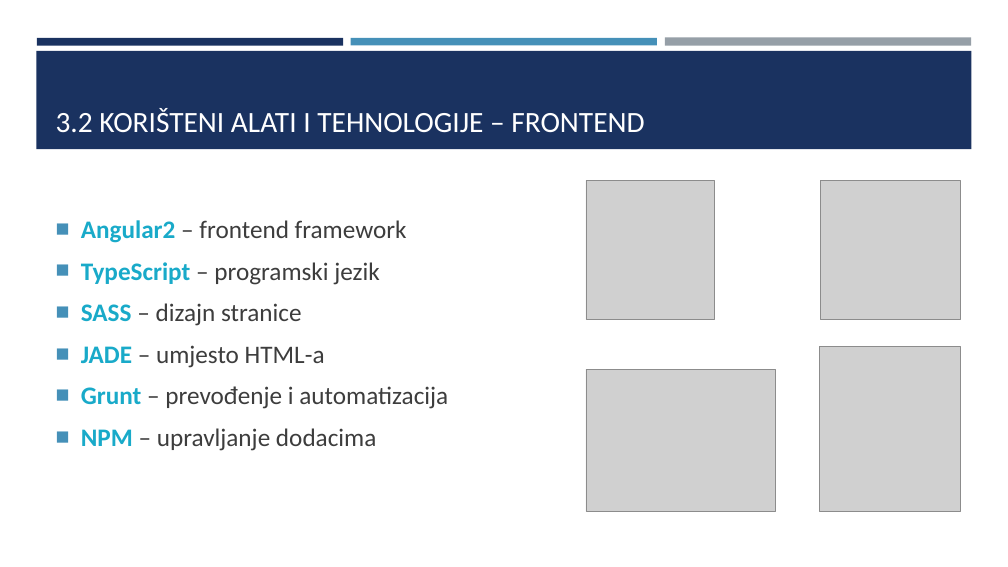
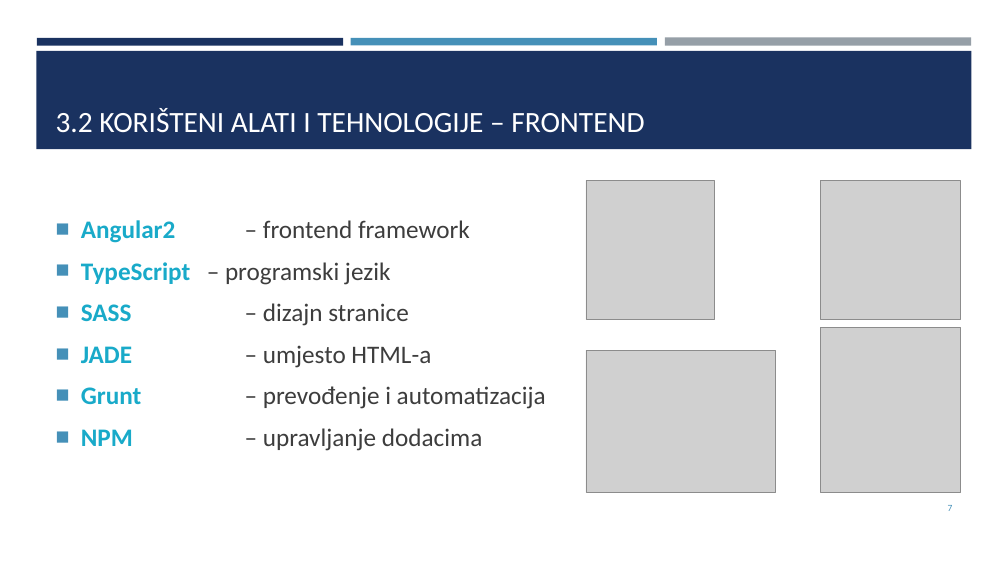
Before and after one commit to BananaBlade/BananaBlade, a slide deck: slide 7 of Prezentacija/Prezentacija.pptx. Drawn at 1008x567 pixels with LibreOffice and Linux fonts; fonts in the diff are those of the drawing; grey boxes stand for pictures. Boxes give left, top, right and bottom in pixels: in the first picture for what was removed or moved away, otherwise in the second. Text is boxed around its words. In the diff, an @@ line names an element or a change of style, - is before the commit and + after.

```diff
--- a/Prezentacija/Prezentacija.pptx
+++ b/Prezentacija/Prezentacija.pptx
@@ text "Angular2 – frontend framework" rewrapped from (81, 220, 448, 451) to (81, 220, 546, 451) @@
@@ picture: place and size @@
-picture at (820, 346, 960, 511)
+picture at (821, 327, 961, 492)
@@ picture: place and size @@
-picture at (586, 369, 776, 511)
+picture at (586, 350, 776, 492)
@@ page number added at (948, 505, 953, 511), 9 pt, text #4590B8 @@
+7
```
Also in this commit, not shown: 12 other slides changed, 1 slide added, 2 other files.
